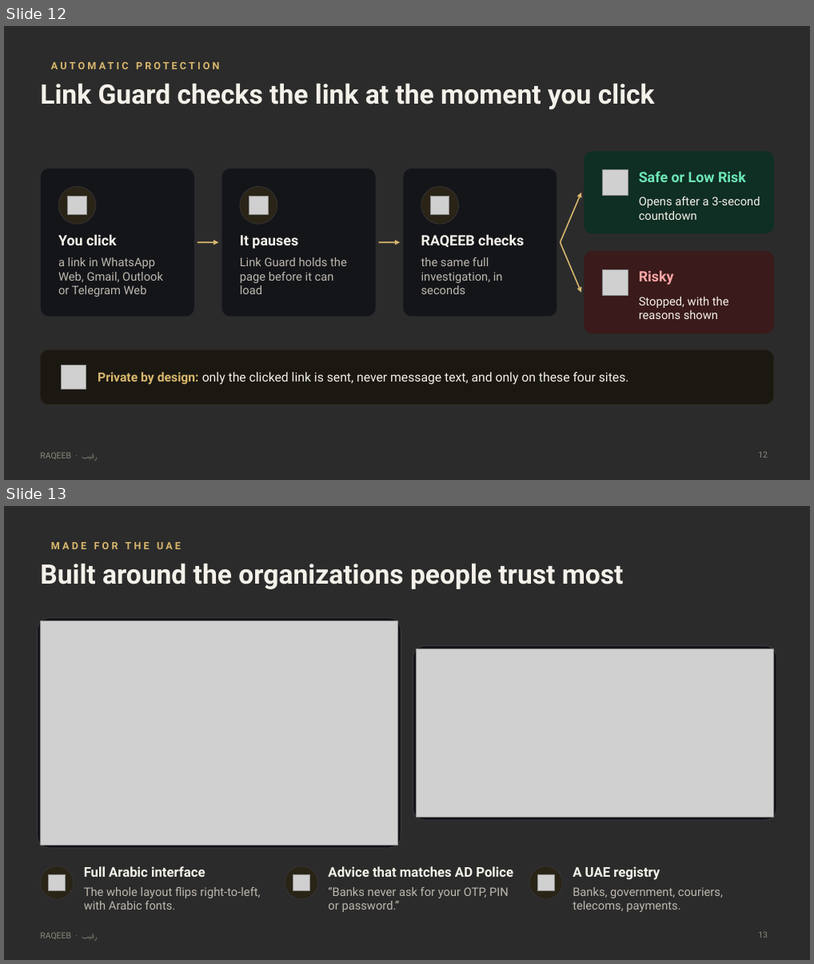
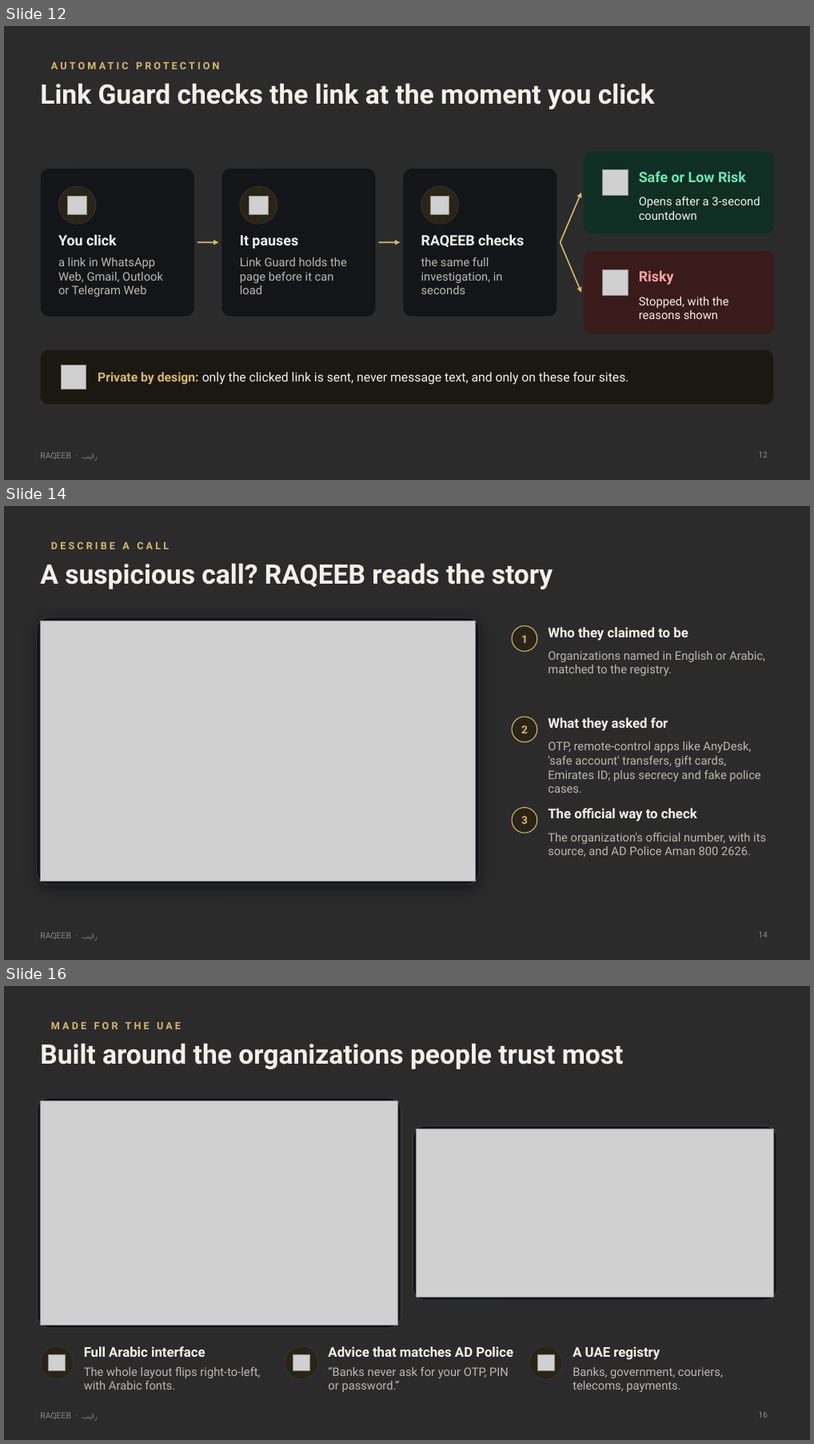
Before and after one commit to prokl1d/RAQEEB, a slide deck: docs/RAQEEB_Pitch_Deck.pptx. Shown one above the other, each under a label of ours: slides 12 and 13 before the commit, slides 12, 14 and 16 after it; the slides between them are not shown. The pictures are 814x964 and 814x1444 pixels, drawn with LibreOffice and Linux fonts; fonts in the diff are those of the drawing; grey boxes stand for pictures; background and template pictures are left out; a plain dark background stands for a picture behind light text. Boxes give left, top, right and bottom in pixels: in the first picture for what was removed or moved away, otherwise in the second. Text is boxed around its words. In the diff, an @@ line names an element or a change of style, - is before the commit and + after.

```diff
--- a/docs/RAQEEB_Pitch_Deck.pptx
+++ b/docs/RAQEEB_Pitch_Deck.pptx
@@ slide 14 added at box(4, 506, 810, 960), background picture (left out); not listed: 1 template element that a slide beside it also shows @@
@@ text added at box(51, 542, 169, 549), 12 pt, text #D9B76E, bold @@
+DESCRIBE A CALL
@@ title added at box(40, 564, 554, 589), 32 pt, text #F4F1EA, bold @@
+A suspicious call? RAQEEB reads the story
@@ rounded rectangle added at box(37, 617, 479, 884), fill #141519, outline #3A3B42 0.75 pt @@
@@ picture added at box(40, 621, 476, 880) @@
@@ ellipse added at box(512, 626, 538, 651), fill #2A2417, outline #D9B76E 1 pt @@
@@ text added at box(522, 635, 528, 643), 13 pt, text #D9B76E, bold @@
+1
@@ text added at box(548, 627, 688, 640), 16 pt, text #F4F1EA, bold @@
+Who they claimed to be
@@ text added at box(548, 651, 766, 676), 14 pt, text #BDB8AE @@
+Organizations named in English or Arabic, matched to the registry.
@@ ellipse added at box(512, 716, 538, 742), fill #2A2417, outline #D9B76E 1 pt @@
@@ text added at box(548, 717, 669, 731), 16 pt, text #F4F1EA, bold @@
+What they asked for
@@ text added at box(522, 725, 528, 733), 13 pt, text #D9B76E, bold @@
+2
@@ text added at box(548, 741, 761, 792), 14 pt, text #BDB8AE @@
+OTP, remote-control apps like AnyDesk, 'safe account' transfers, gift cards, Emirates ID; plus secrecy and fake police cases.
@@ ellipse added at box(512, 808, 538, 832), fill #2A2417, outline #D9B76E 1 pt @@
@@ text added at box(522, 816, 528, 824), 13 pt, text #D9B76E, bold @@
+3
@@ text added at box(548, 808, 698, 821), 16 pt, text #F4F1EA, bold @@
+The official way to check
@@ text added at box(548, 832, 766, 856), 14 pt, text #BDB8AE @@
+The organization's official number, with its source, and AD Police Aman 800 2626.
@@ page number added at box(758, 932, 768, 937), 10 pt, text #8B877E @@
+14
@@ what was slide 13 is now slide 16 @@
@@ page number at box(758, 1412, 768, 1417): text changed @@
-13
+16
```
Also in this commit, not shown: 3 slides changed, 2 other slides added, 34 other files.
